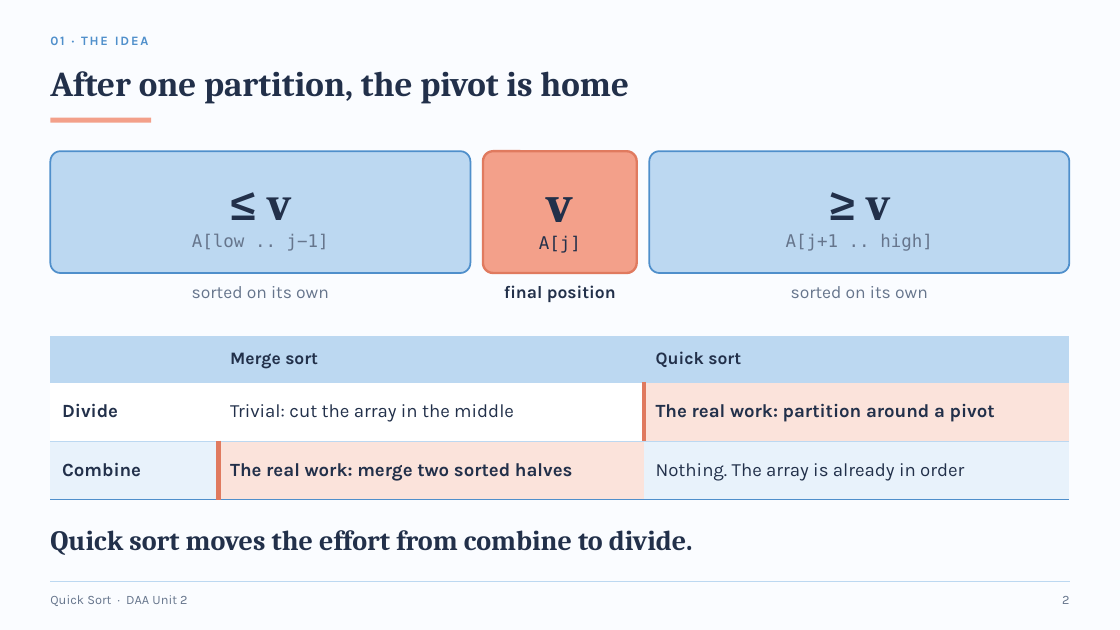
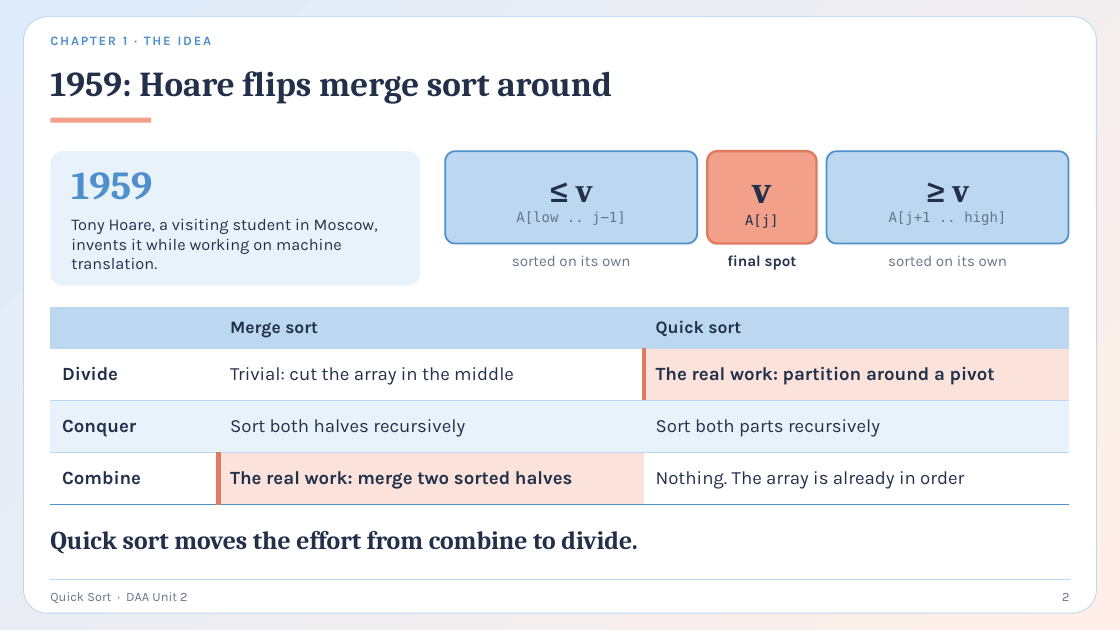
Before and after one commit to AmeyKuradeAK/DAA, a slide deck: slide 2 of QuickSort_DAA.pptx. Drawn at 1120x630 pixels with LibreOffice and Linux fonts; fonts in the diff are those of the drawing. Boxes give left, top, right and bottom in pixels: in the first picture for what was removed or moved away, otherwise in the second. Text is boxed around its words. In the diff, an @@ line names an element or a change of style, - is before the commit and + after.

```diff
--- a/QuickSort_DAA.pptx
+++ b/QuickSort_DAA.pptx
@@ background #FAFCFF to gradient #DDEBFA to #FFEFE8 @@
@@ rounded rectangle added at bbox=[24, 17, 1096, 613], fill #FFFFFF, outline #BCD8F1 0.75 pt @@
@@ text at bbox=[50, 36, 212, 45]: text changed @@
-01 · THE IDEA
+CHAPTER 1 · THE IDEA
@@ title at bbox=[50, 71, 612, 104]: text changed @@
-After one partition, the pivot is home
+1959: Hoare flips merge sort around
@@ rounded rectangle added at bbox=[50, 151, 420, 286], fill #E8F2FB @@
@@ text added at bbox=[71, 172, 152, 200], 34 pt, text #4F8FCB, bold @@
+1959
@@ rounded rectangle "≤ v": place and size @@
-rounded rectangle "≤ v" at bbox=[50, 151, 471, 273]
+rounded rectangle "≤ v" at bbox=[445, 151, 697, 244]
@@ rounded rectangle "≤ v" at bbox=[445, 151, 697, 244]: size 40 to 28 pt in "≤ v"; size 15 to 12 pt in "A[low .. j−1]"; proportions changed @@
@@ rounded rectangle "v": place and size @@
-rounded rectangle "v" at bbox=[483, 151, 637, 273]
+rounded rectangle "v" at bbox=[707, 151, 817, 244]
@@ rounded rectangle "v" at bbox=[707, 151, 817, 244]: size 44 to 32 pt in "v"; size 15 to 12 pt in "A[j]"; proportions changed @@
@@ rounded rectangle "≥ v": place and size @@
-rounded rectangle "≥ v" at bbox=[649, 151, 1070, 273]
+rounded rectangle "≥ v" at bbox=[827, 151, 1069, 244]
@@ rounded rectangle "≥ v" at bbox=[827, 151, 1069, 244]: size 40 to 28 pt in "≥ v"; size 15 to 12 pt in "A[j+1 .. high]"; proportions changed @@
@@ text added at bbox=[71, 219, 378, 269], 14 pt, text #22304A @@
+Tony Hoare, a visiting student in Moscow, invents it while working on machine translation.
@@ text "sorted on its own" at bbox=[512, 255, 630, 266]: size 15 to 13 pt @@
@@ text "sorted on its own": place and size @@
-text "sorted on its own" at bbox=[192, 286, 329, 298]
+text "sorted on its own" at bbox=[512, 255, 630, 266]
@@ text added at bbox=[727, 255, 797, 270], 13 pt, text #22304A, bold @@
+final spot
@@ text "sorted on its own": place and size @@
-text "sorted on its own" at bbox=[791, 286, 928, 298]
+text "sorted on its own" at bbox=[888, 256, 1007, 266]
@@ text "sorted on its own" at bbox=[888, 256, 1007, 266]: size 15 to 13 pt @@
@@ text removed at bbox=[504, 285, 616, 302] @@
-final position
@@ table at bbox=[50, 307, 1070, 505] @@
+row 3: Conquer | Sort both halves recursively | Sort both parts recursively
@@ table: place and size @@
-table at bbox=[50, 336, 1070, 500]
+table at bbox=[50, 307, 1070, 505]
@@ text "Quick sort moves the effort ..." at bbox=[50, 531, 637, 554]: size 24 to 22 pt @@
```
Also in this commit, not shown: 5 other slides changed, 2 slides added, 1 slide removed, 1 other file.
